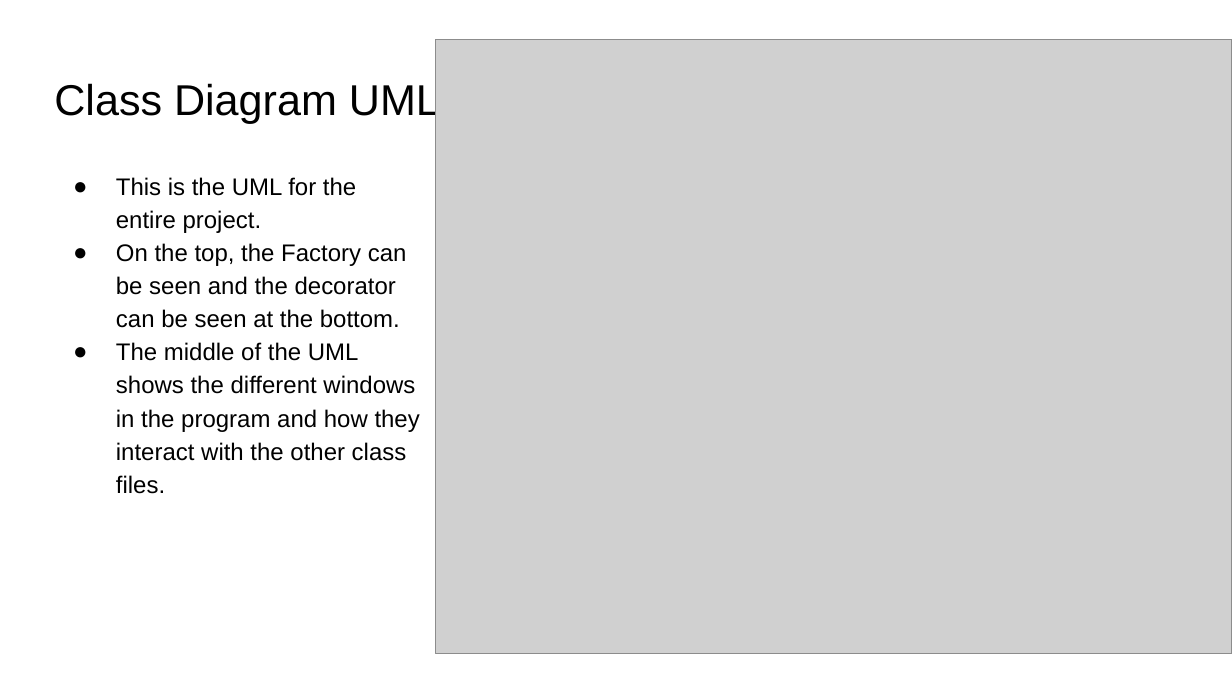
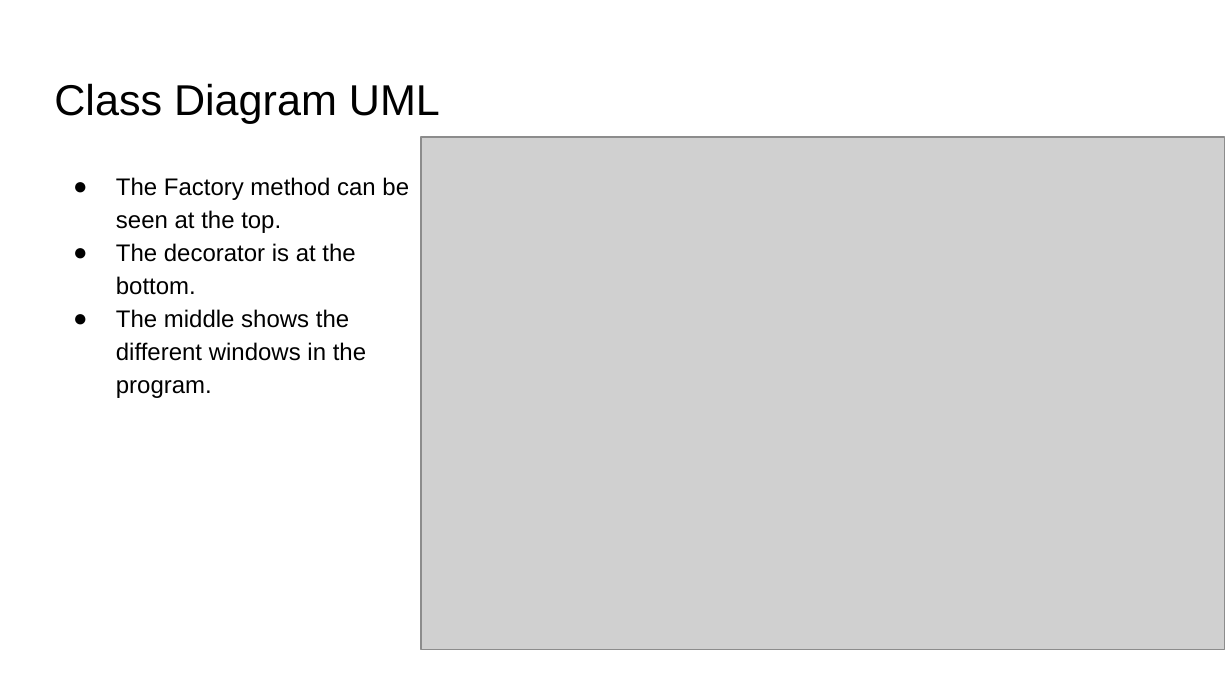
Before and after one commit to Daniel-Cunningham02/CSCI-352-Checkers-Project, a slide deck: slide 4 of Checkers Project Presentation.pptx. Drawn at 1232x693 pixels with LibreOffice and Linux fonts; fonts in the diff are those of the drawing; grey boxes stand for pictures. Boxes give left, top, right and bottom in pixels: in the first picture for what was removed or moved away, otherwise in the second. Text is boxed around its words. In the diff, an @@ line names an element or a change of style, - is before the commit and + after.

```diff
--- a/Checkers Project Presentation.pptx
+++ b/Checkers Project Presentation.pptx
@@ picture: place and size @@
-picture at [435,39,1232,654]
+picture at [421,137,1225,649]
@@ text at [116,177,409,398]: text changed @@
-● This is the UML for the entire project.
-● On the top, the Factory can be seen and the decorator can be seen at the bottom.
-● The middle of the UML shows the different windows in the program and how they interact with the other class files.
+● The Factory method can be seen at the top.
+● The decorator is at the bottom.
+● The middle shows the different windows in the program.
```
Also in this commit, not shown: 7 other slides changed.
